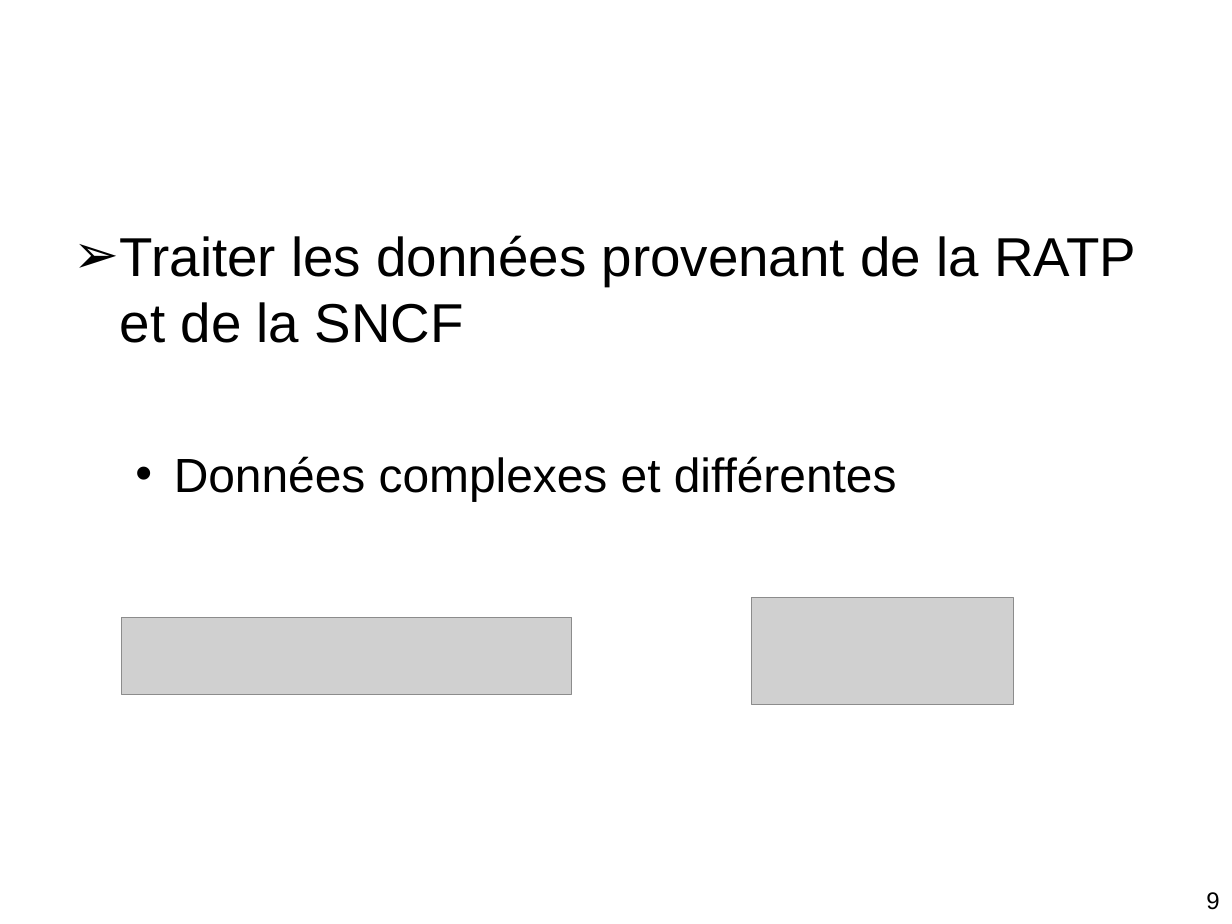
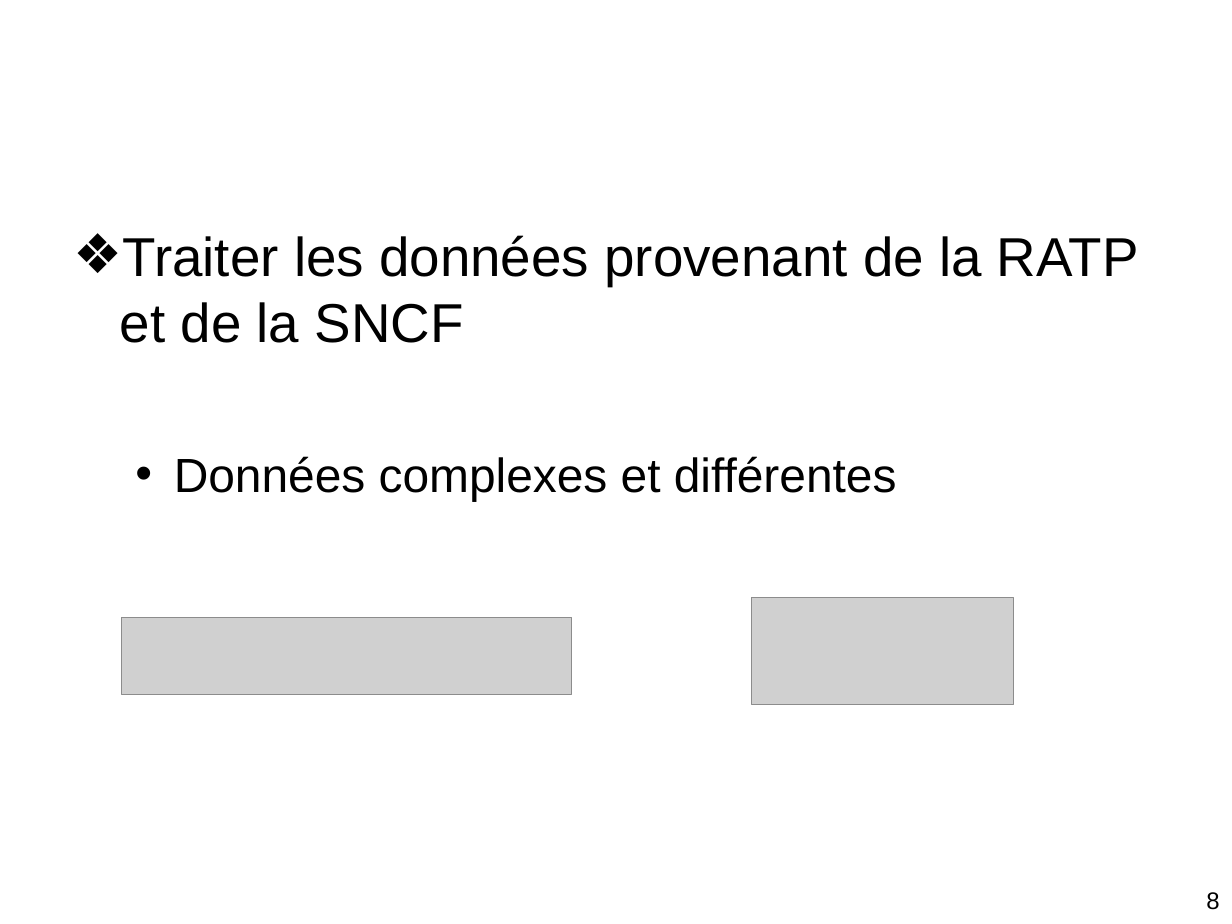
Before and after one commit to axelajv/FirefoxOS-ProjetDLL, a slide deck: slide 8 of PowerPoint/PPT Projet-DLL.ppt (slide 9 before the commit). Drawn at 1232x924 pixels with LibreOffice and Linux fonts; fonts in the diff are those of the drawing; grey boxes stand for pictures; background and template pictures are left out. Boxes give left, top, right and bottom in pixels: in the first picture for what was removed or moved away, otherwise in the second. Text is boxed around its words. In the diff, an @@ line names an element or a change of style, - is before the commit and + after.

```diff
--- a/PowerPoint/PPT Projet-DLL.ppt
+++ b/PowerPoint/PPT Projet-DLL.ppt
@@ text at box(120, 235, 1139, 343): bullet ➢ to ❖ @@
@@ page number at box(1206, 892, 1219, 910): text changed @@
-9
+8
```
Also in this commit, not shown: 6 other slides changed, 1 slide added, 1 slide removed.
